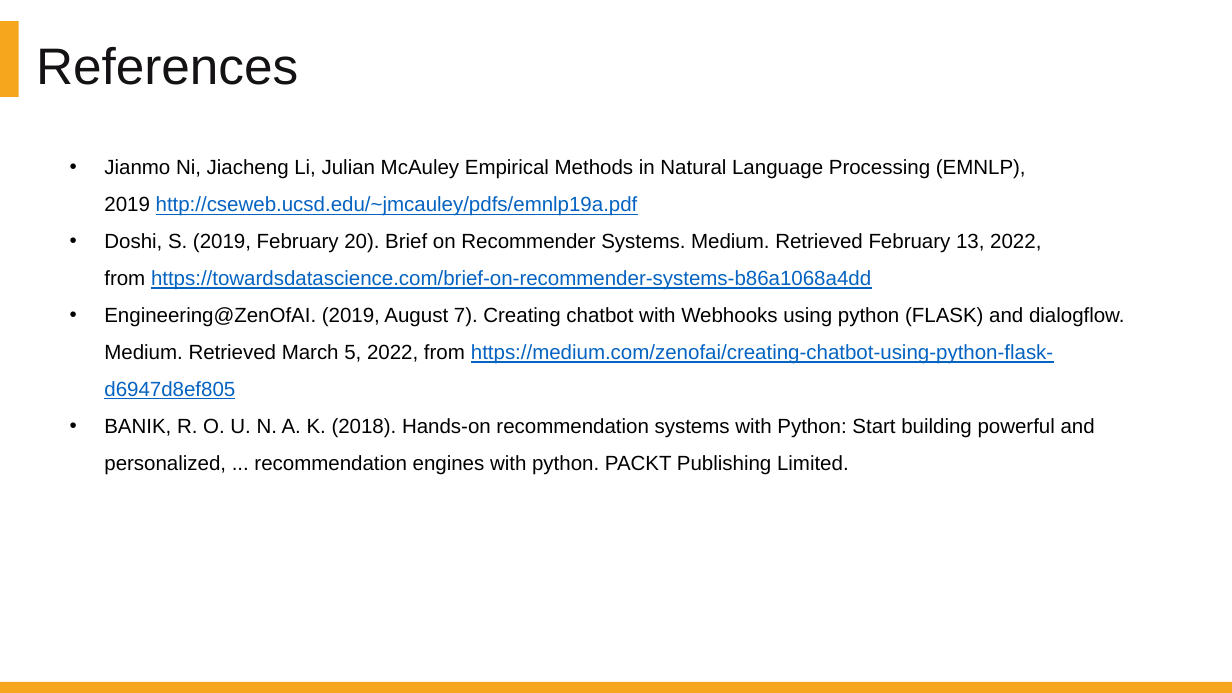
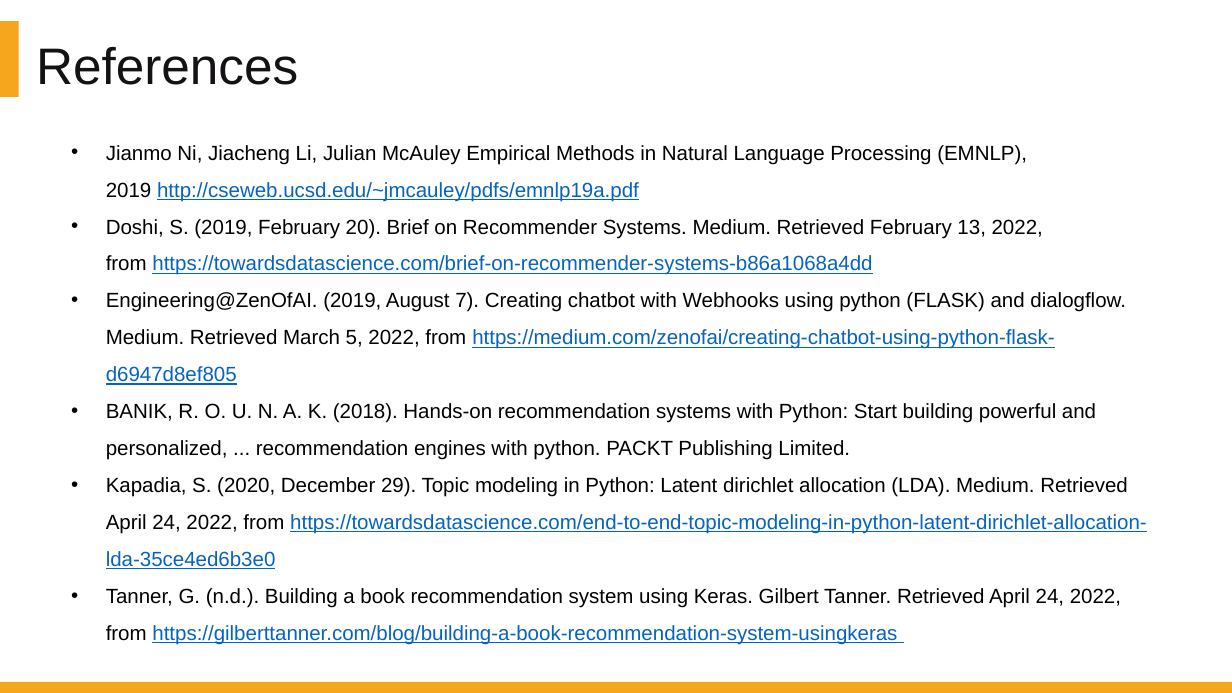
Before and after one commit to DATA-606-SPRING-2022/Jin_DATA606, a slide deck: slide 48 of presentation/Project_Presentation_Final.pptx. Drawn at 1232x693 pixels with LibreOffice and Linux fonts; fonts in the diff are those of the drawing. Boxes give left, top, right and bottom in pixels: in the first picture for what was removed or moved away, otherwise in the second. Text is boxed around its words. In the diff, an @@ line names an element or a change of style, - is before the commit and + after.

```diff
--- a/presentation/Project_Presentation_Final.pptx
+++ b/presentation/Project_Presentation_Final.pptx
@@ text "Jianmo Ni, Jiacheng Li, Julian ...": place and size @@
-text "Jianmo Ni, Jiacheng Li, Julian ..." at [104,159,1125,475]
+text "Jianmo Ni, Jiacheng Li, Julian ..." at [106,145,1147,645]
@@ text at [106,477,1147,645]: paragraphs added @@
+• Kapadia, S. (2020, December 29). Topic modeling in Python: Latent dirichlet allocation (LDA). Medium. Retrieved April 24, 2022, from https://towardsdatascience.com/end-to-end-topic-modeling-in-python-latent-dirichlet-allocation-lda-35ce4ed6b3e0
+• Tanner, G. (n.d.). Building a book recommendation system using Keras. Gilbert Tanner. Retrieved April 24, 2022, from https://gilberttanner.com/blog/building-a-book-recommendation-system-usingkeras
```
Also in this commit, not shown: 1 other file.
